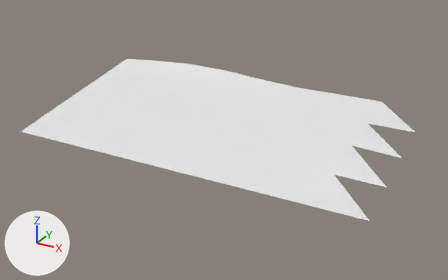
Two versions of the OBJ model models/areas/fondue_risen/rock_1_1.obj, one commit apart.
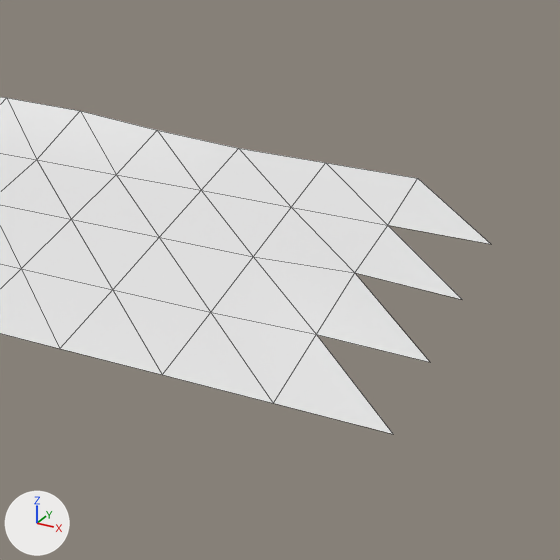
Each version is shown whole from a 50 mm camera at (49.13, -68.45, 18.46) aimed at (29.58, -32.91, 0.69), then close up on the part from 42% to 100% of the width and 7% to 100% of the height. The lights are fixed; the arrows at lower left show +X, +Y and +Z. The older version's two pictures come first. The close-ups show mesh edges as thin lines. Where no turn or scale is listed for an object, it has been applied to the vertices. Vertices at exactly the same position are counted once.

The scene before the commit, as lines of its bpy script (objects in view):
```python
me_rock_1_1 = bpy.data.meshes.new('rock_1_1')
me_rock_1_1.from_pydata(...)  # 44 vertices, 60 faces; spans x 16.0..42.0, y -39.0..-26.0, z 0.8..3.5
# before: 29 (38.8, -29.2, 2.5) at pixel (387, 225), 30 (38.8, -26.0, 3.0) at pixel (417, 178), 31 (42.0, -29.2, 2.5) at pixel (491, 244), 34 (38.8, -32.5, 2.1) at pixel (354, 272), 35 (42.0, -32.5, 1.9) at pixel (462, 299)
# before: 38 (38.8, -35.8, 1.4) at pixel (316, 334), 39 (42.0, -35.8, 1.4) at pixel (430, 362), 43 (42.0, -39.0, 0.8) at pixel (393, 434)
ob_rock_1_1 = bpy.data.objects.new('rock_1_1', me_rock_1_1)
ob_rock_1_1.location = (0.0, 0.0, 0.0)
```
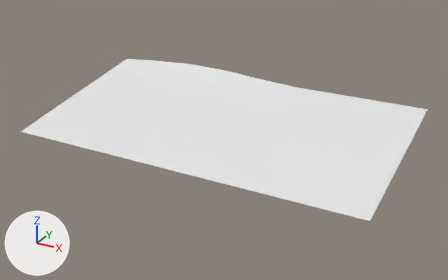
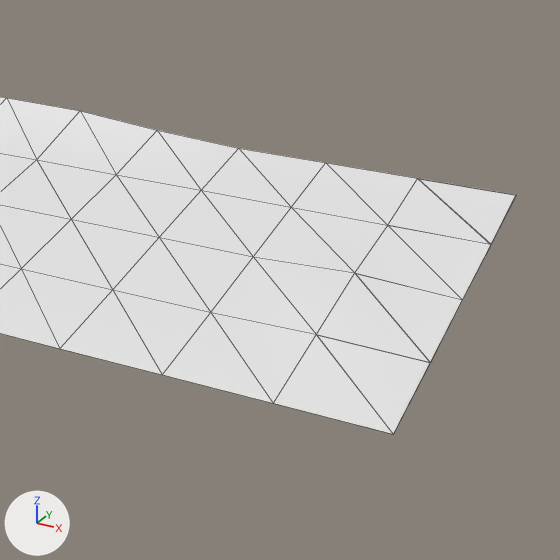
The change, as JSON lines over the scene's bpy script:
```json
{"block": "me_rock_1_1", "where": "# used by ob_rock_1_1; location = (0.0, 0.0, 0.0)"}
{"block": "me_rock_1_1", "where": "# verts and faces of me_rock_1_1; kept vertices keep their numbers, new ones are numbered from 44"}
{"op": "remove", "block": "me_rock_1_1", "code": "me_rock_1_1.from_pydata(...)  # 44 vertices, 60 faces; spans x 16.0..42.0, y -39.0..-26.0, z 0.8..3.5"}
{"op": "add", "block": "me_rock_1_1", "code": "me_rock_1_1.from_pydata(...)  # 56 vertices, 68 faces; spans x 16.0..42.0, y -39.0..-26.0, z 0.8..3.5"}
{"block": "me_rock_1_1", "change": "me_rock_1_1 part 1"}
{"op": "add", "block": "me_rock_1_1", "code": "verts[44] = (42.0, -26.0, 3.0)  # pixel (516, 194)"}
{"op": "add", "block": "me_rock_1_1", "code": "verts[45] = (38.8, -26.0, 3.0)  # pixel (417, 178)"}
{"op": "add", "block": "me_rock_1_1", "code": "verts[46] = (42.0, -26.0, 3.0)  # pixel (516, 195)"}
{"op": "add", "block": "me_rock_1_1", "code": "verts[47] = (42.0, -29.2, 2.4)  # pixel (490, 244)"}
{"op": "add", "block": "me_rock_1_1", "code": "verts[48] = (38.8, -29.2, 2.4)  # pixel (387, 225)"}
{"op": "add", "block": "me_rock_1_1", "code": "verts[49] = (42.0, -32.5, 1.9)  # pixel (462, 299)"}
{"op": "add", "block": "me_rock_1_1", "code": "verts[50] = (38.7, -32.5, 2.1)  # pixel (354, 273)"}
{"op": "add", "block": "me_rock_1_1", "code": "verts[51] = (42.0, -32.5, 1.9)  # pixel (462, 299)"}
{"op": "add", "block": "me_rock_1_1", "code": "verts[52] = (42.0, -35.7, 1.4)  # pixel (430, 362)"}
{"op": "add", "block": "me_rock_1_1", "code": "verts[53] = (38.7, -35.7, 1.4)  # pixel (316, 334)"}
{"op": "add", "block": "me_rock_1_1", "code": "verts[54] = (42.0, -35.7, 1.4)  # pixel (430, 362)"}
{"op": "add", "block": "me_rock_1_1", "code": "verts[55] = (42.0, -39.0, 0.8)  # pixel (393, 434)"}
{"op": "add", "block": "me_rock_1_1", "code": "faces += [(30, 31, 44), (29, 35, 31), (34, 39, 35), (38, 43, 39), (45, 46, 47), (47, 49, 48)]"}
{"op": "add", "block": "me_rock_1_1", "code": "faces += [(50, 51, 52), (53, 54, 55)]"}
```

Changed parts and their boxes (x1, y1, x2, y2) in the close-ups (560 x 560 px):
```json
{"object": "rock_1_1", "change": "reshaped", "before": [0, 97, 490, 434], "after": [0, 97, 516, 434]}
{"part": 1, "of": "me_rock_1_1", "change": "added", "after": [316, 178, 516, 434]}
```
